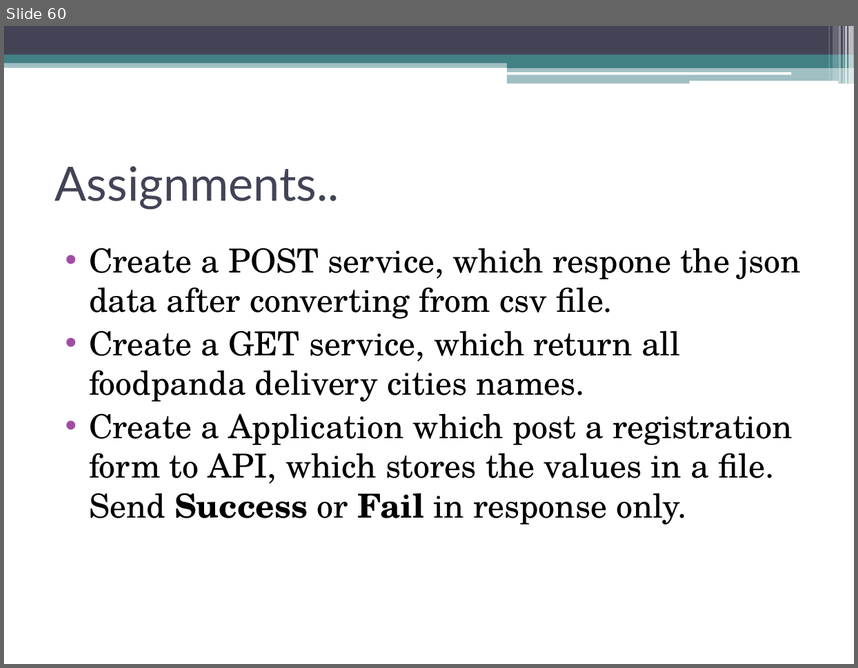
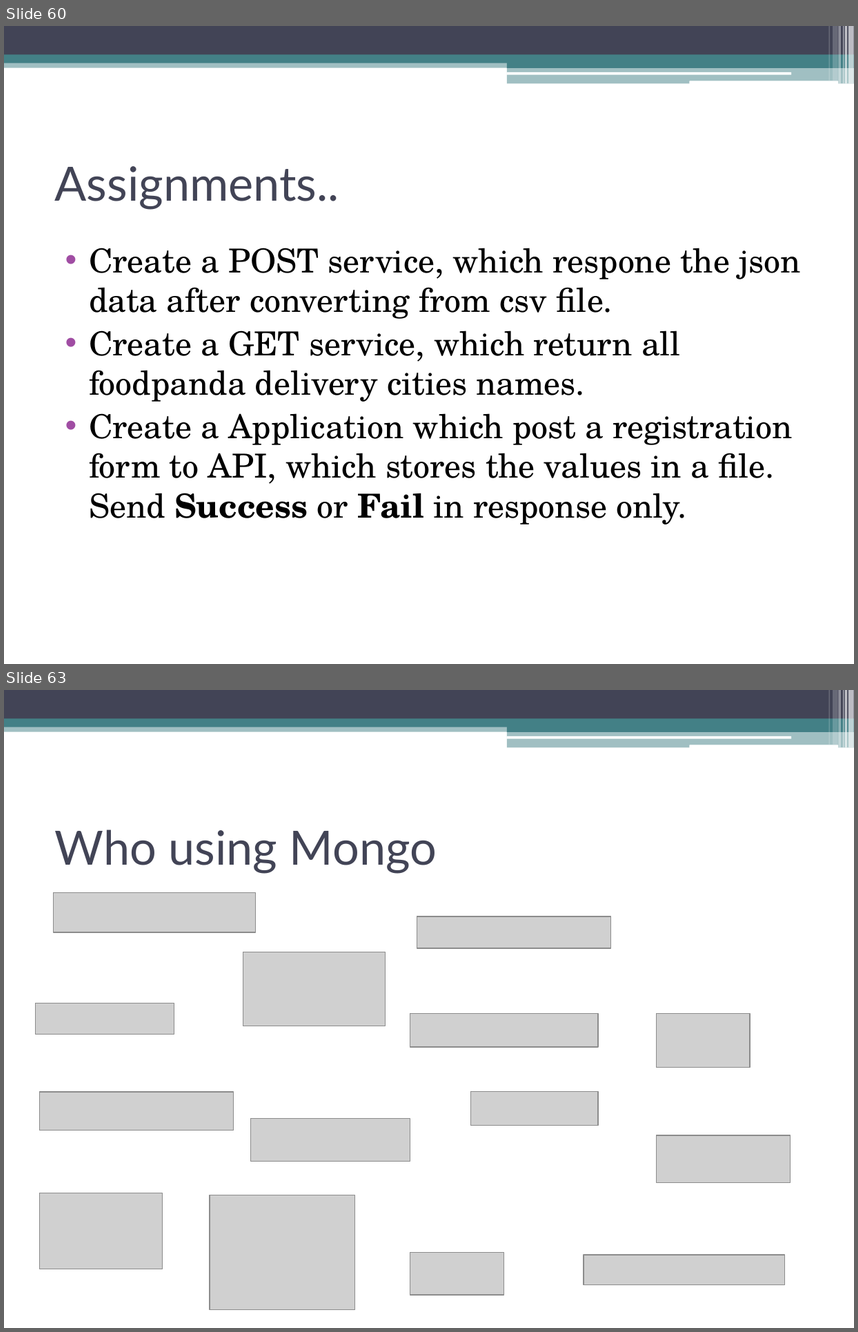
Before and after one commit to akjkhatri/mean_stack, a slide deck: MEAN Stack Workshop.pptx. Shown one above the other, each under a label of ours: slide 60 before the commit, slides 60 and 63 after it; the slides between them are not shown. The pictures are 858x668 and 858x1332 pixels, drawn with LibreOffice and Linux fonts; fonts in the diff are those of the drawing; grey boxes stand for pictures. Boxes give left, top, right and bottom in pixels: in the first picture for what was removed or moved away, otherwise in the second. Text is boxed around its words. In the diff, an @@ line names an element or a change of style, - is before the commit and + after.

```diff
--- a/MEAN Stack Workshop.pptx
+++ b/MEAN Stack Workshop.pptx
@@ slide 63 added at [4,690,854,1328], background #FFFFFF; not listed: 13 template elements that a slide beside it also shows @@
@@ title added at [55,829,437,874], 40 pt, text #424456 @@
+Who using Mongo
@@ picture added at [53,892,256,932] @@
@@ picture added at [417,916,611,949] @@
@@ picture added at [243,952,385,1026] @@
@@ picture added at [36,1003,175,1034] @@
@@ picture added at [410,1013,598,1046] @@
@@ picture added at [656,1013,749,1067] @@
@@ picture added at [40,1092,234,1130] @@
@@ picture added at [470,1092,598,1125] @@
@@ picture added at [250,1118,410,1161] @@
@@ picture added at [656,1136,789,1183] @@
@@ picture added at [40,1193,163,1269] @@
@@ picture added at [210,1195,355,1310] @@
@@ picture added at [410,1252,504,1294] @@
@@ picture added at [584,1254,784,1285] @@
```
Also in this commit, not shown: 12 other slides added, 1 other file.
